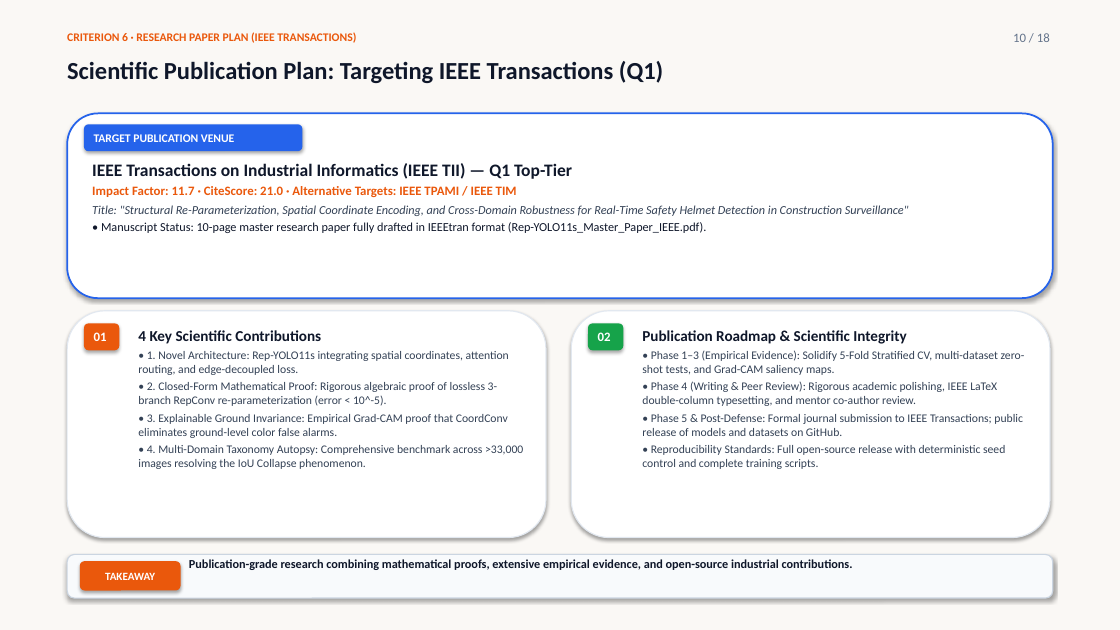
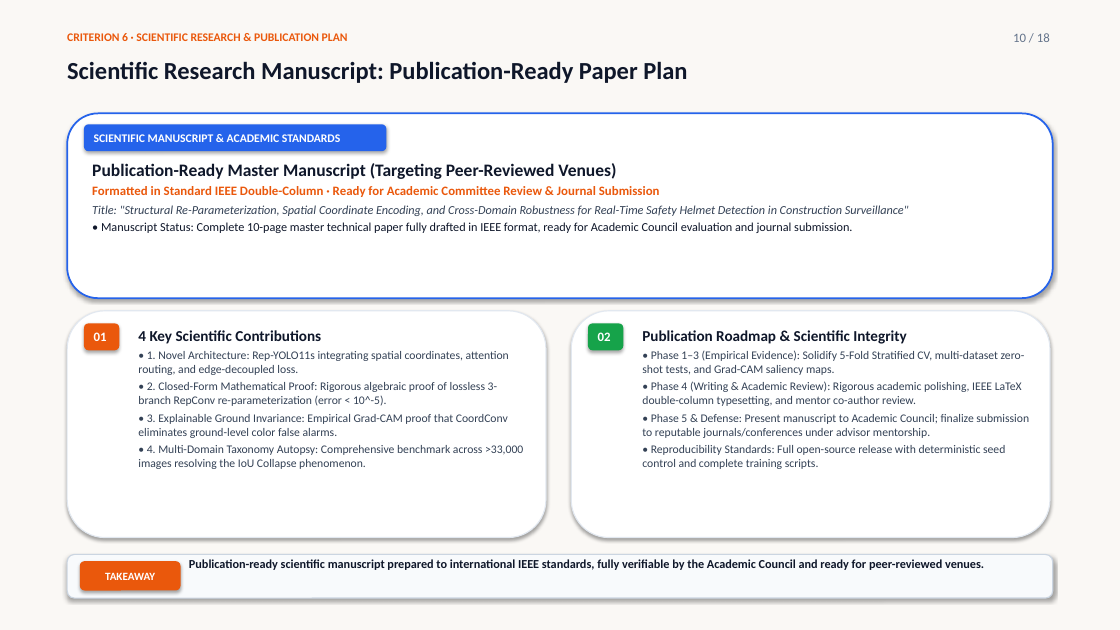
Before and after one commit to hannhu11/AI-Capstone---Rep-YOLOv11-CoordConv-BiFormer-Focal-EIoU, a slide deck: slide 3 of review_1_main/Slides_Muc_8_9_10_11_12.pptx. Drawn at 1120x630 pixels with LibreOffice and Linux fonts; fonts in the diff are those of the drawing. Boxes give left, top, right and bottom in pixels: in the first picture for what was removed or moved away, otherwise in the second. Text is boxed around its words. In the diff, an @@ line names an element or a change of style, - is before the commit and + after.

Commit message:
feat(review1): Refactor research paper plan to publication-ready manuscript targeting peer-reviewed venues without rigid Q1 commitments

```diff
--- a/review_1_main/Slides_Muc_8_9_10_11_12.pptx
+++ b/review_1_main/Slides_Muc_8_9_10_11_12.pptx
@@ text at box(67, 33, 348, 41): text changed @@
-CRITERION 6 · RESEARCH PAPER PLAN (IEEE TRANSACTIONS)
+CRITERION 6 · SCIENTIFIC RESEARCH & PUBLICATION PLAN
@@ text at box(67, 61, 687, 83): text changed @@
-Scientific Publication Plan: Targeting IEEE Transactions (Q1)
+Scientific Research Manuscript: Publication-Ready Paper Plan
@@ rounded rectangle "SCIENTIFIC MANUSCRIPT & ACADEMIC STANDARDS": place and size @@
-rounded rectangle "SCIENTIFIC MANUSCRIPT & ACADEMIC STANDARDS" at box(84, 124, 302, 151)
+rounded rectangle "SCIENTIFIC MANUSCRIPT & ACADEMIC STANDARDS" at box(84, 124, 386, 151)
@@ text in rounded rectangle at box(94, 134, 340, 142): text changed @@
-TARGET PUBLICATION VENUE
+SCIENTIFIC MANUSCRIPT & ACADEMIC STANDARDS
@@ text at box(92, 163, 660, 197): text changed @@
-IEEE Transactions on Industrial Informatics (IEEE TII) — Q1 Top-Tier
-Impact Factor: 11.7 · CiteScore: 21.0 · Alternative Targets: IEEE TPAMI / IEEE TIM
+Publication-Ready Master Manuscript (Targeting Peer-Reviewed Venues)
+Formatted in Standard IEEE Double-Column · Ready for Academic Committee Review & Journal Submission
@@ text at box(101, 222, 852, 233): text changed @@
-• Manuscript Status: 10-page master research paper fully drafted in IEEEtran format (Rep-YOLO11s_Master_Paper_IEEE.pdf).
+• Manuscript Status: Complete 10-page master technical paper fully drafted in IEEE format, ready for Academic Council evaluation and journal submission.
@@ text at box(642, 381, 1029, 438): text changed @@
-• Phase 4 (Writing & Peer Review): Rigorous academic polishing, IEEE LaTeX double-column typesetting, and mentor co-author review.
-• Phase 5 & Post-Defense: Formal journal submission to IEEE Transactions; public release of models and datasets on GitHub.
+• Phase 4 (Writing & Academic Review): Rigorous academic polishing, IEEE LaTeX double-column typesetting, and mentor co-author review.
+• Phase 5 & Defense: Present manuscript to Academic Council; finalize submission to reputable journals/conferences under advisor mentorship.
@@ text at box(189, 559, 984, 570): text changed @@
-Publication-grade research combining mathematical proofs, extensive empirical evidence, and open-source industrial contributions.
+Publication-ready scientific manuscript prepared to international IEEE standards, fully verifiable by the Academic Council and ready for peer-reviewed venues.
```
Also in this commit, not shown: 2 other slides changed, 10 other files.
